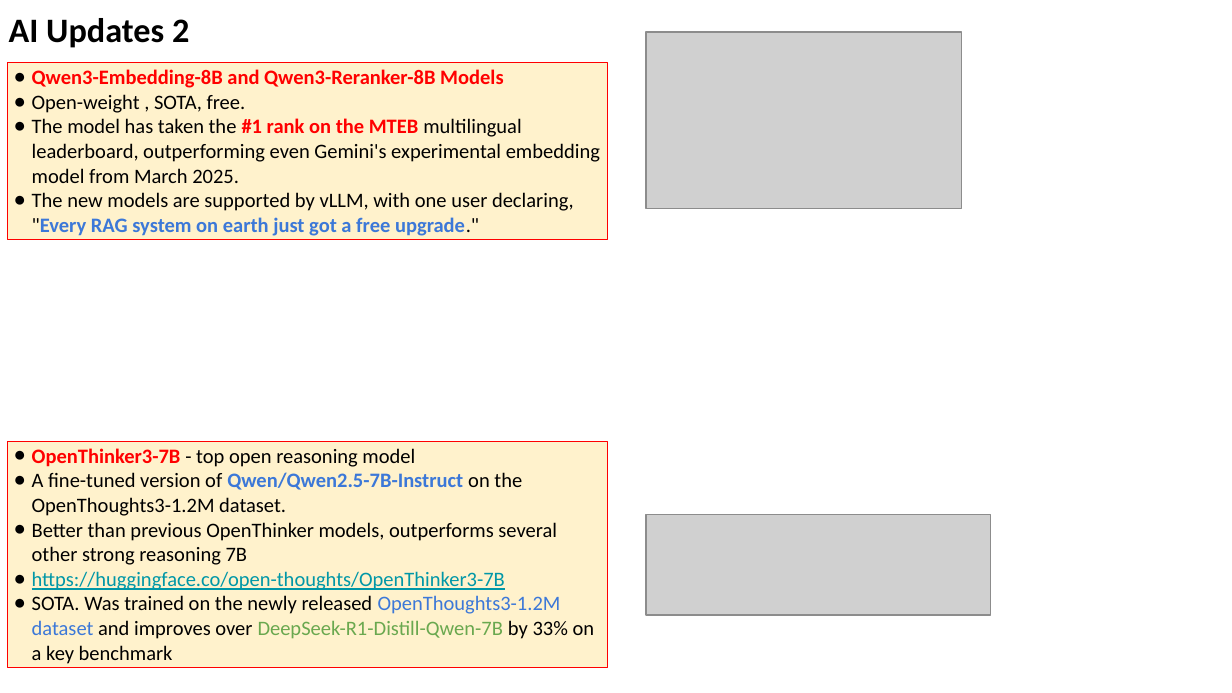
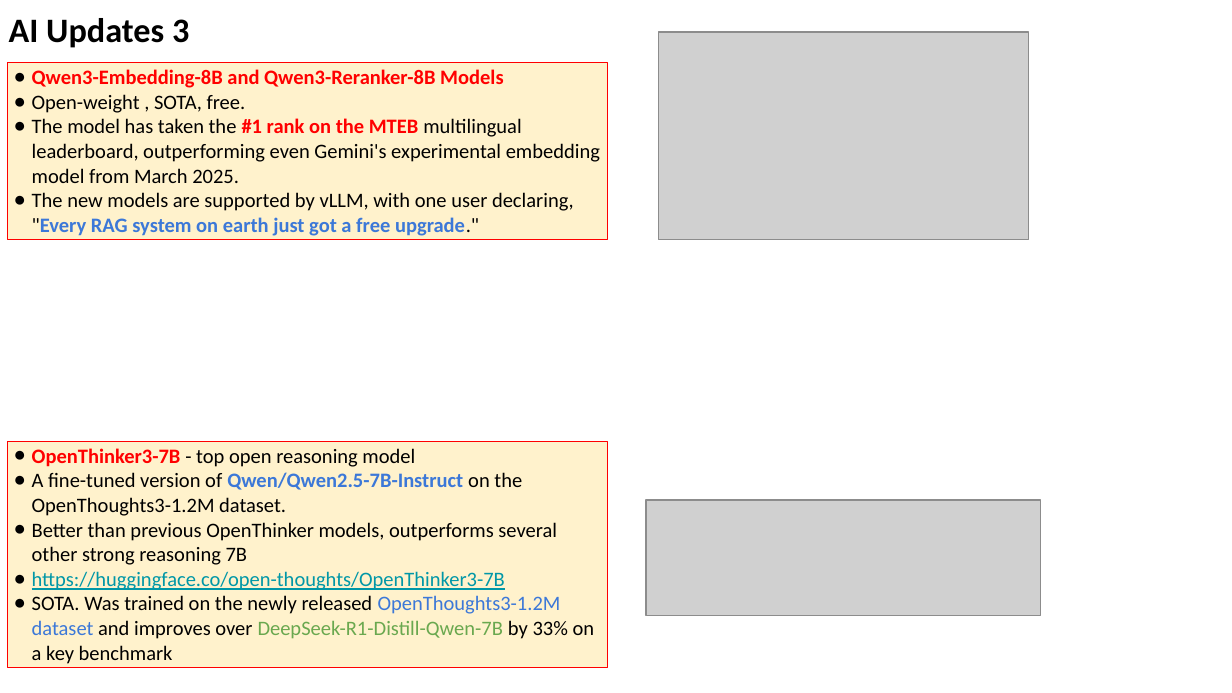
Before and after one commit to lselector/seminar, a slide deck: slide 6 of 2025/2025-06-13-AI-Updates.pptx (slide 5 before the commit). Drawn at 1232x693 pixels with LibreOffice and Linux fonts; fonts in the diff are those of the drawing; grey boxes stand for pictures. Boxes give left, top, right and bottom in pixels: in the first picture for what was removed or moved away, otherwise in the second. Text is boxed around its words. In the diff, an @@ line names an element or a change of style, - is before the commit and + after.

```diff
--- a/2025/2025-06-13-AI-Updates.pptx
+++ b/2025/2025-06-13-AI-Updates.pptx
@@ text at (x1=9, y1=18, x2=189, y2=48): text changed @@
-AI Updates 2
+AI Updates 3
@@ picture resized from (x1=646, y1=32, x2=961, y2=208) to (x1=658, y1=32, x2=1029, y2=239) @@
@@ picture resized from (x1=646, y1=515, x2=991, y2=616) to (x1=646, y1=500, x2=1040, y2=616) @@
```
Also in this commit, not shown: 10 other slides changed, 4 slides added.
